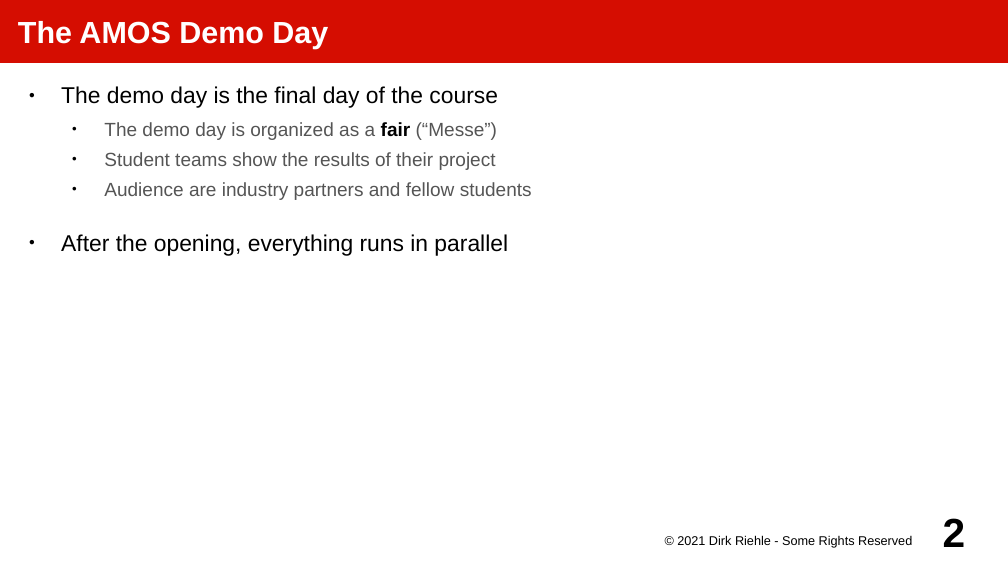
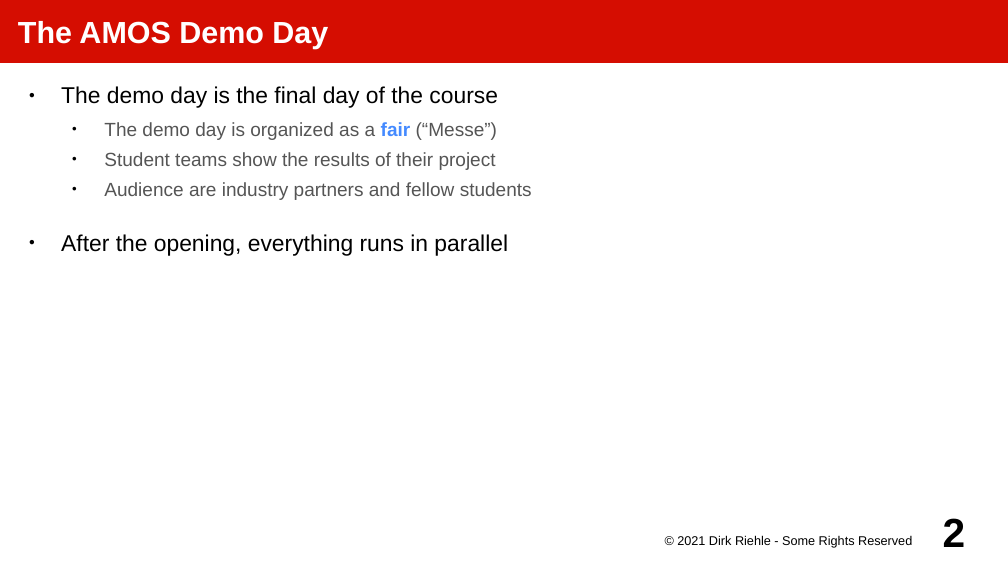
Before and after one commit to dirkriehle/amos-course, a slide deck: slide 2 of Lecture slides/AMOS H01 - Demo Day Preparation.odp. Drawn at 1008x567 pixels with LibreOffice and Linux fonts; fonts in the diff are those of the drawing. Boxes give left, top, right and bottom in pixels: in the first picture for what was removed or moved away, otherwise in the second. Text is boxed around its words. In the diff, an @@ line names an element or a change of style, - is before the commit and + after.

```diff
--- a/Lecture slides/AMOS H01 - Demo Day Preparation.odp
+++ b/Lecture slides/AMOS H01 - Demo Day Preparation.odp
@@ text at (104,122,497,140): text colour #000000 to #448AFF in "fair" @@
```
Also in this commit, not shown: 25 other files.
